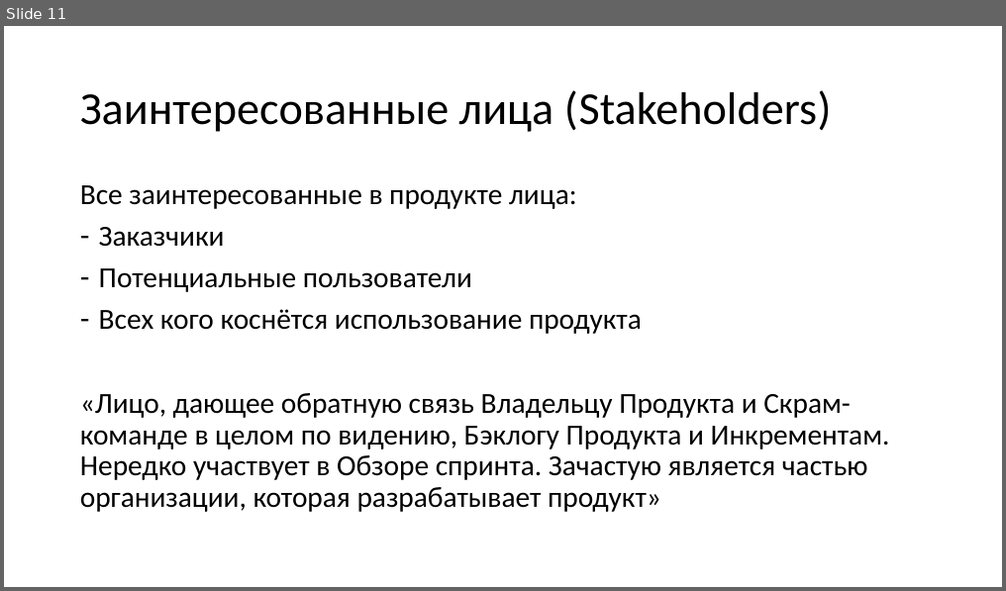
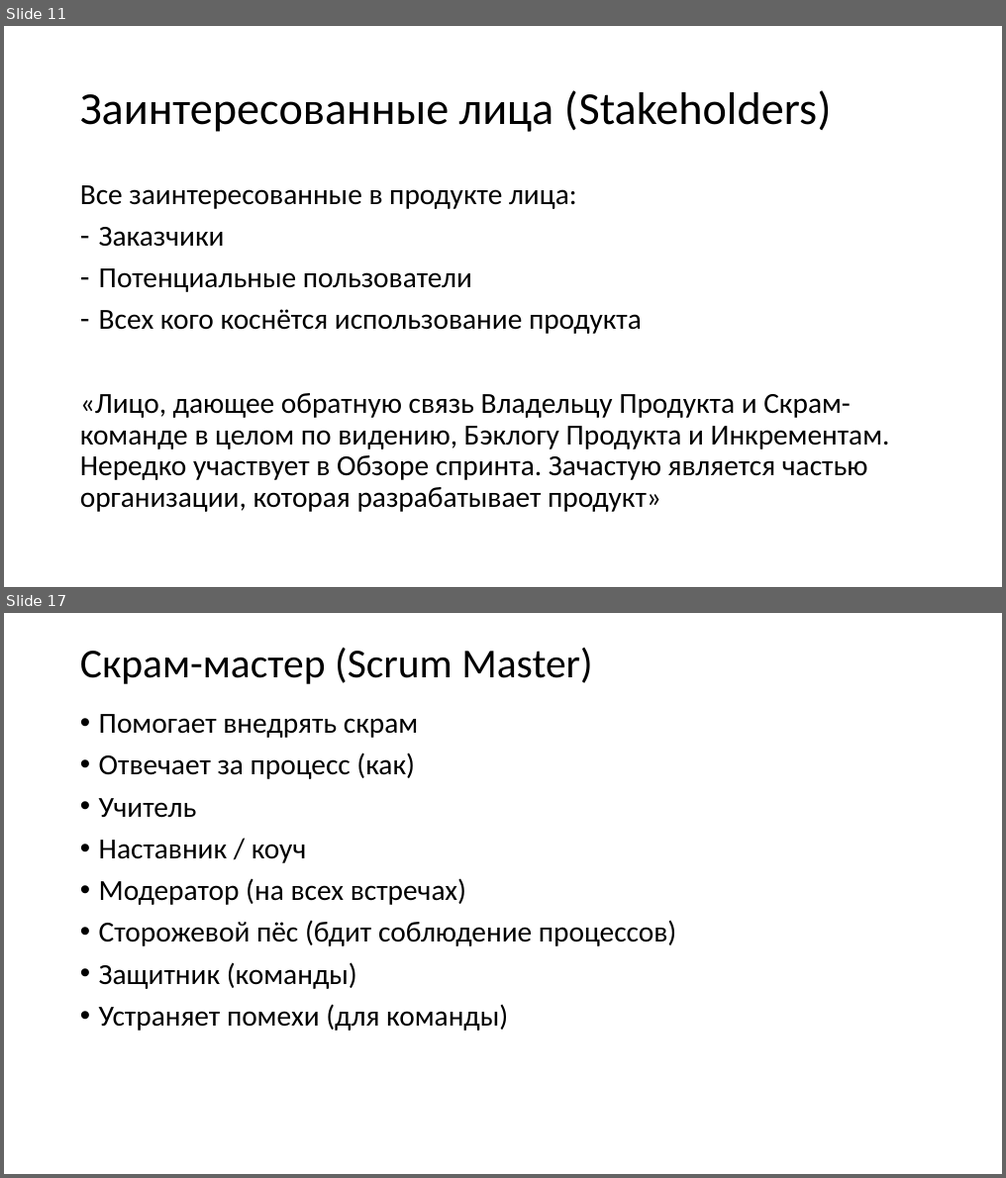
Before and after one commit to xtrueman/soft_dev_mgmt_course, a slide deck: slides/01-SCRUM.pptx. Shown one above the other, each under a label of ours: slide 11 before the commit, slides 11 and 17 after it; the slides between them are not shown. The pictures are 1006x591 and 1006x1178 pixels, drawn with LibreOffice and Linux fonts; fonts in the diff are those of the drawing. Boxes give left, top, right and bottom in pixels: in the first picture for what was removed or moved away, otherwise in the second. Text is boxed around its words. In the diff, an @@ line names an element or a change of style, - is before the commit and + after.

```diff
--- a/slides/01-SCRUM.pptx
+++ b/slides/01-SCRUM.pptx
@@ slide 17 added at [4, 613, 1002, 1174], background #FFFFFF @@
@@ title added at [80, 647, 592, 684], 39.6 pt, text #000000 @@
+Скрам-мастер (Scrum Master)
@@ text added at [99, 714, 677, 1031], 28 pt, text #000000 @@
+• Помогает внедрять скрам
+• Отвечает за процесс (как)
+• Учитель
+• Наставник / коуч
+• Модератор (на всех встречах)
+• Сторожевой пёс (бдит соблюдение процессов)
+• Защитник (команды)
+• Устраняет помехи (для команды)
```
Also in this commit, not shown: 2 slides changed, 11 other slides added, 6 other files.
